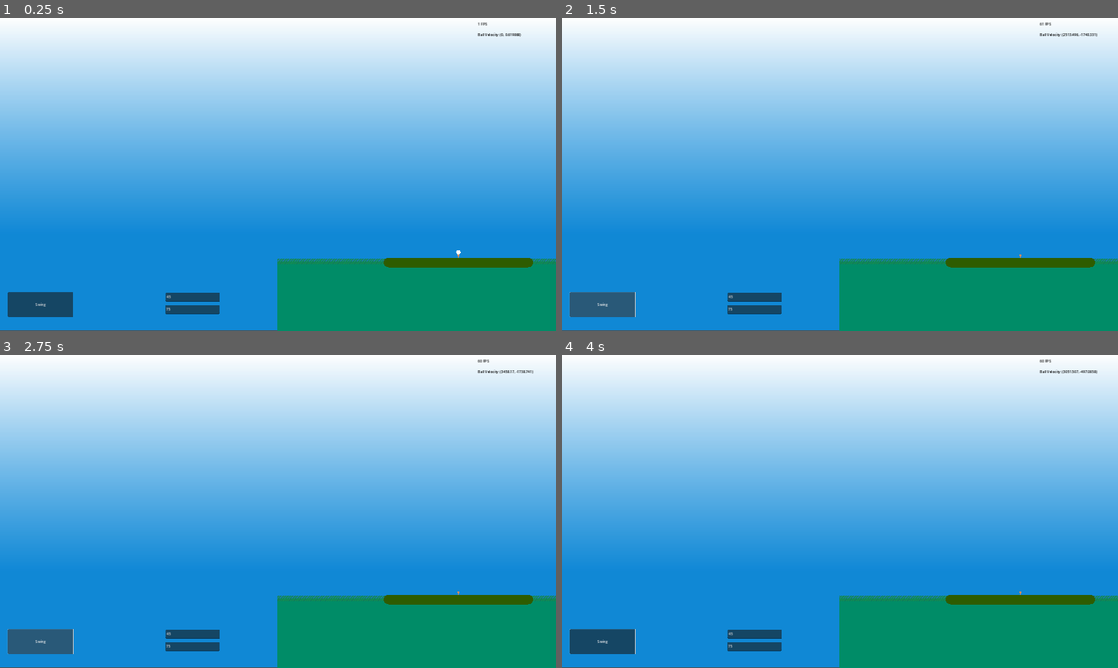
Above: before the commit, frames 1-4 (two rows, left to right).
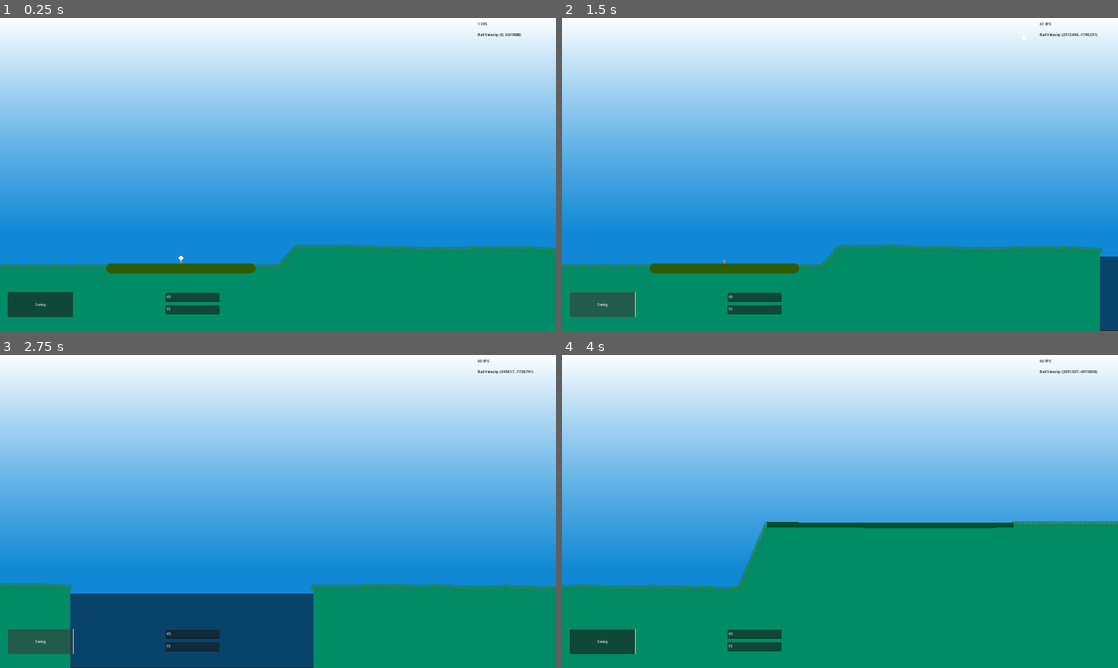
Above: after the commit, the same moments.

Repository: kentkalk/golf2d
Game: Godot game, scene res://golf_2d.tscn
The game is run twice, just before and just after one commit, with the same random seed, the same clock (stepped at 60 frames per second) and the same inputs.
Inputs (mouse positions are in pixels of both pictures, inside the frame that each line leads up to):
- Up to frame 1 (0.25 s): no input
- Up to frame 2 (1.5 s): click "Swing" at 0.5 s; click "Swing" at 1.25 s
- Up to frame 3 (2.75 s): click "Swing" at 2 s
- Up to frame 4 (4 s): move the mouse to (962, 495) at 2.77 s; move the mouse to (728, 527) at 3.52 s

The runs differ from the first frame. In frame 1, 14% of the frame differs, in the area x 0-100%, y 72-100%; in frame 2, 14%; in frame 3, 16%; in frame 4, 29%, in the area x 0-100%, y 53-100%.

Commit message:
Improved level generator, other cleanup

Diff:
--- a/MainGame/main_game.tscn
+++ b/MainGame/main_game.tscn
@@ -1,13 +1,11 @@
-[gd_scene load_steps=14 format=3 uid="uid://86xt68bdifyu"]
+[gd_scene load_steps=13 format=3 uid="uid://86xt68bdifyu"]
 
 [ext_resource type="Script" path="res://maingame/scripts/main_game.gd" id="1_knt53"]
-[ext_resource type="Script" path="res://maingame/scripts/Ball.gd" id="2_evyrh"]
 [ext_resource type="Material" uid="uid://bjdkpmapnsmew" path="res://maingame/materials/fairway_grass.tres" id="3_0mred"]
-[ext_resource type="Script" path="res://maingame/scripts/ground.gd" id="3_l0m4m"]
-[ext_resource type="Script" path="res://maingame/scripts/Camera2D.gd" id="3_t70pr"]
 [ext_resource type="Material" uid="uid://ct4r3ksogah26" path="res://maingame/materials/teebox_grass.tres" id="4_6fvap"]
 [ext_resource type="Script" path="res://maingame/scripts/Button.gd" id="4_wvr71"]
 [ext_resource type="Material" uid="uid://5x6qpawqpfy5" path="res://maingame/materials/green_grass.tres" id="5_5soj8"]
+[ext_resource type="Script" path="res://maingame/scripts/ball.gd" id="6_2eyps"]
 [ext_resource type="Texture2D" uid="uid://lsdedqgs3f8v" path="res://maingame/textures/sprites/tee.svg" id="8_ai55v"]
 [ext_resource type="Script" path="res://maingame/scripts/ingamemenu.gd" id="10_rnssa"]
 
@@ -25,6 +23,8 @@
 friction = 2.0
 rough = true
 bounce = 0.45
+
+[sub_resource type="CircleShape2D" id="CircleShape2D_ikxa8"]
 
 [node name="MainGame" type="Node2D"]
 position = Vector2(1280, 720)
@@ -44,10 +44,8 @@
 [node name="Camera2D" type="Camera2D" parent="."]
 position_smoothing_enabled = true
 position_smoothing_speed = 1.0
-script = ExtResource("3_t70pr")
 
 [node name="Ground" type="Node2D" parent="."]
-script = ExtResource("3_l0m4m")
 
 [node name="Fairway" type="StaticBody2D" parent="Ground"]
 material = ExtResource("3_0mred")
@@ -68,8 +66,10 @@
 gravity_scale = 0.9
 freeze_mode = 1
 continuous_cd = 1
-script = ExtResource("2_evyrh")
-ball_radius = 10.0
+script = ExtResource("6_2eyps")
+
+[node name="CollisionShape2D" type="CollisionShape2D" parent="Ball"]
+shape = SubResource("CircleShape2D_ikxa8")
 
 [node name="Clutter" type="StaticBody2D" parent="."]
 
--- a/MainGame/materials/water.tres
+++ b/MainGame/materials/water.tres
@@ -4,3 +4,4 @@
 
 [resource]
 shader = ExtResource("1_opist")
+shader_parameter/shader_color = null
--- a/MainGame/scripts/Ball.gd
+++ b/MainGame/scripts/Ball.gd
@@ -1,25 +1,12 @@
 extends RigidBody2D
 
-@export var ball_radius: float = 0.0
-
-# Called when the node enters the scene tree for the first time.
 func _ready():
-	var collcircle = CircleShape2D.new()
-	collcircle.radius = ball_radius
-	var collshape = CollisionShape2D.new()
-	collshape.shape = collcircle
-	add_child(collshape)
-
-# Called every frame. 'delta' is the elapsed time since the previous frame.
-func _process(delta):
-	pass
-
-	# Freezes ball if it moves too slow, play was continuing forever otherwise
-	#if self.linear_velocity.length() < 25:
-	#	self.freeze = true
+	# Position the ball on the tee
+	position = GameManager.currentlevel.ballstartposition
 
 func _draw():
-	draw_circle(Vector2(0,0),ball_radius,Color.WHITE)
+	var ballradius = get_node("CollisionShape2D").shape.radius
+	draw_circle(Vector2(0,0),ballradius,Color.WHITE)
 
 # Called by user interface to strike the ball
 func strike(angle: float, power: float):
--- a/MainGame/scripts/Camera2D.gd
+++ /dev/null
@@ -1,27 +0,0 @@
-extends Camera2D
-
-const mousescrollspeed = 25
-# Called when the node enters the scene tree for the first time.
-func _ready():
-	self.limit_left = 0
-	var levelfirstline = GameManager.currentlevel.front().line
-	var levellastline = GameManager.currentlevel.back().line
-	if levellastline.size() > 0:
-		self.limit_right = levellastline[levellastline.size() - 1].x + abs(levelfirstline[0].x)
-
-# Called every frame. 'delta' is the elapsed time since the previous frame.
-func _process(delta):
-
-	# Scrolls camera, follows ball if it is moving, otherwise follows mouse if at edge of screen
-	if (get_parent().get_node("Ball").freeze == false):
-		self.position.x = get_parent().get_node("Ball").position.x
-	else:
-		# This mouse scrolling really doesn't work well....consider revisiting
-		var mousex = get_viewport().get_mouse_position().x
-		var leftscrollarea = get_viewport().size.x * 0.05
-		var rightscrollarea = get_viewport().size.x * 0.95
-		if (mousex < leftscrollarea):
-			self.position.x = self.position.x - mousescrollspeed
-
-		if (mousex > rightscrollarea):
-			self.position.x = self.position.x + mousescrollspeed
--- a/MainGame/scripts/Ground.gd
+++ /dev/null
@@ -1,113 +0,0 @@
-extends Node2D
-
-var HazardType = LevelGenerator.HazardType
-
-# Called when the node enters the scene tree for the first time.
-func _ready():
-	draw_level()
-
-# Called every frame. 'delta' is the elapsed time since the previous frame.
-func _process(delta):
-	pass
-
-func draw_level():
-	for currentpiece in GameManager.currentlevel:
-		# Draw polygons
-		match currentpiece.type:
-
-			HazardType.FAIRWAY:
-				# top line
-				var drawline = Line2D.new()
-				drawline.z_index = 1
-				drawline.use_parent_material = true
-				drawline.width = 25
-				drawline.texture_mode = Line2D.LINE_TEXTURE_TILE
-				drawline.points = currentpiece.line
-				get_node("Fairway").add_child(drawline)
-
-				# fill and collision polygons
-				var fillvects = closepoly_to_screenbottom(currentpiece.line)
-				var drawpoly = Polygon2D.new()
-				drawpoly.set_polygon(fillvects)
-				drawpoly.material = preload("res://maingame/materials/grass_fill.tres")
-				get_node("Fairway").add_child(drawpoly)
-				var collisionpoly = CollisionPolygon2D.new()
-				collisionpoly.set_polygon(fillvects)
-				#collisionpoly.position.y -= 25
-				get_node("Fairway").add_child(collisionpoly)
-
-			HazardType.TEEBOX:
-				# top line
-				var drawline = Line2D.new()
-				drawline.z_index = 1
-				drawline.use_parent_material = true
-				drawline.width = 45
-				drawline.begin_cap_mode = Line2D.LINE_CAP_ROUND
-				drawline.end_cap_mode = Line2D.LINE_CAP_ROUND
-				drawline.texture_mode = Line2D.LINE_TEXTURE_TILE
-				drawline.points = currentpiece.line
-				get_node("Teebox").add_child(drawline)
-
-				# fill and collision polygons
-				var fillvects = closepoly_to_screenbottom(currentpiece.line)
-				var drawpoly = Polygon2D.new()
-				drawpoly.set_polygon(fillvects)
-				drawpoly.material = preload("res://maingame/materials/grass_fill.tres")
-				get_node("Teebox").add_child(drawpoly)
-				var collisionpoly = CollisionPolygon2D.new()
-				collisionpoly.set_polygon(fillvects)
-				collisionpoly.position.y -= 22.5
-				get_node("Teebox").add_child(collisionpoly)
-
-			HazardType.GREEN:
-				# top line
-				var drawline = Line2D.new()
-				drawline.z_index = 1
-				drawline.use_parent_material = true
-				drawline.width = 25
-				drawline.points = currentpiece.line
-				get_node("Green").add_child(drawline)
-
-				# fill and collision polygons
-				var fillvects = closepoly_to_screenbottom(currentpiece.line)
-				var drawpoly = Polygon2D.new()
-				drawpoly.set_polygon(fillvects)
-				drawpoly.material = preload("res://maingame/materials/grass_fill.tres")
-				get_node("Green").add_child(drawpoly)
-				var collisionpoly = CollisionPolygon2D.new()
-				collisionpoly.set_polygon(fillvects)
-				collisionpoly.position.y -= 12.5
-				get_node("Green").add_child(collisionpoly)
-
-			HazardType.WATER:
-				var fillvects = closepoly_to_screenbottom(currentpiece.line)
-				var drawpoly = Polygon2D.new()
-				drawpoly.set_polygon(fillvects)
-				drawpoly.material = preload("res://maingame/materials/water.tres")
-				get_node("Water").add_child(drawpoly)
-
-		# Add clutter
-		for currentclutter in currentpiece.clutter:
-			if currentclutter.resource == "BALL_START_POSITION":
-				get_parent().get_node("Ball").position = currentclutter.position
-				continue
-			get_parent().get_node(currentclutter.resource).position = currentclutter.position
-			get_parent().get_node(currentclutter.resource).visible = true
-			if currentclutter.collides:
-				get_parent().get_node(currentclutter.resource).disabled = false
-
-
-# called to convert a line into a polygon filled to the bottom of screen
-func closepoly_to_screenbottom(inputvects):
-	var screenbottom = get_viewport_rect().size.y / 2
-	var outputvects = inputvects.duplicate()
-
-	if inputvects.size() > 0:
-		var bottomrightvector = inputvects[inputvects.size() - 1]
-		var bottomleftvector = inputvects[0]
-		bottomrightvector.y = screenbottom
-		bottomleftvector.y = screenbottom
-		outputvects.append(bottomrightvector)
-		outputvects.append(bottomleftvector)
-
-	return outputvects
--- a/MainGame/scripts/main_game.gd
+++ b/MainGame/scripts/main_game.gd
@@ -1,6 +1,122 @@
 extends Node2D
 
+var HazardType = LevelGenerator.HazardType
+
+func _ready():
+	# Configure camera bounds
+	get_node("Camera2D").limit_left = 0
+	get_node("Camera2D").limit_right = GameManager.currentlevel.width
+
+	draw_level()
+
 func _input(event):
+	# Load In Game Menu
 	if event.is_action_pressed("ui_cancel"):
 		get_tree().paused = true
 		get_node("InGameMenu").visible = true
+
+func _process(delta):
+	# Move camera to follow ball
+	get_node("Camera2D").position.x = get_node("Ball").position.x
+
+func draw_level():
+	# Draw polygons
+	for currentpiece in GameManager.currentlevel.sections:
+
+		match currentpiece.type:
+
+			HazardType.FAIRWAY:
+				# top line
+				var drawline = Line2D.new()
+				drawline.z_index = 1
+				drawline.use_parent_material = true
+				drawline.width = 25
+				drawline.begin_cap_mode = Line2D.LINE_CAP_ROUND
+				drawline.end_cap_mode = Line2D.LINE_CAP_ROUND
+				drawline.texture_mode = Line2D.LINE_TEXTURE_TILE
+				drawline.points = currentpiece.line
+				get_node("Ground/Fairway").add_child(drawline)
+
+				# fill and collision polygons
+				var fillvects = closepoly_to_screenbottom(currentpiece.line)
+				var drawpoly = Polygon2D.new()
+				drawpoly.set_polygon(fillvects)
+				drawpoly.material = preload("res://maingame/materials/grass_fill.tres")
+				get_node("Ground/Fairway").add_child(drawpoly)
+				var collisionpoly = CollisionPolygon2D.new()
+				collisionpoly.set_polygon(fillvects)
+				#collisionpoly.position.y -= 25
+				get_node("Ground/Fairway").add_child(collisionpoly)
+
+			HazardType.TEEBOX:
+				# top line
+				var drawline = Line2D.new()
+				drawline.z_index = 1
+				drawline.use_parent_material = true
+				drawline.width = 45
+				drawline.begin_cap_mode = Line2D.LINE_CAP_ROUND
+				drawline.end_cap_mode = Line2D.LINE_CAP_ROUND
+				drawline.texture_mode = Line2D.LINE_TEXTURE_TILE
+				drawline.points = currentpiece.line
+				get_node("Ground/Teebox").add_child(drawline)
+
+				# fill and collision polygons
+				var fillvects = closepoly_to_screenbottom(currentpiece.line)
+				var drawpoly = Polygon2D.new()
+				drawpoly.set_polygon(fillvects)
+				drawpoly.material = preload("res://maingame/materials/grass_fill.tres")
+				get_node("Ground/Teebox").add_child(drawpoly)
+				var collisionpoly = CollisionPolygon2D.new()
+				collisionpoly.set_polygon(fillvects)
+				collisionpoly.position.y -= 22.5
+				get_node("Ground/Teebox").add_child(collisionpoly)
+
+			HazardType.GREEN:
+				# top line
+				var drawline = Line2D.new()
+				drawline.z_index = 1
+				drawline.use_parent_material = true
+				drawline.width = 25
+				drawline.points = currentpiece.line
+				get_node("Ground/Green").add_child(drawline)
+
+				# fill and collision polygons
+				var fillvects = closepoly_to_screenbottom(currentpiece.line)
+				var drawpoly = Polygon2D.new()
+				drawpoly.set_polygon(fillvects)
+				drawpoly.material = preload("res://maingame/materials/grass_fill.tres")
+				get_node("Ground/Green").add_child(drawpoly)
+				var collisionpoly = CollisionPolygon2D.new()
+				collisionpoly.set_polygon(fillvects)
+				collisionpoly.position.y -= 12.5
+				get_node("Ground/Green").add_child(collisionpoly)
+
+			HazardType.WATER:
+				var fillvects = closepoly_to_screenbottom(currentpiece.line)
+				var drawpoly = Polygon2D.new()
+				drawpoly.set_polygon(fillvects)
+				drawpoly.material = preload("res://maingame/materials/water.tres")
+				get_node("Ground/Water").add_child(drawpoly)
+
+	# Draw clutter
+	for currentclutter in GameManager.currentlevel.clutter:
+		get_node(currentclutter.resource).position = currentclutter.position
+		get_node(currentclutter.resource).visible = true
+		if currentclutter.collides:
+			get_node(currentclutter.resource).disabled = false
+
+
+# called to convert a line into a polygon filled to the bottom of screen
+func closepoly_to_screenbottom(in_vects):
+	var screenbottom = get_viewport_rect().size.y / 2
+	var out_vects = in_vects.duplicate()
+
+	if in_vects.size() > 0:
+		var bottomrightvector = in_vects[in_vects.size() - 1]
+		var bottomleftvector = in_vects[0]
+		bottomrightvector.y = screenbottom
+		bottomleftvector.y = screenbottom
+		out_vects.append(bottomrightvector)
+		out_vects.append(bottomleftvector)
+
+	return out_vects
--- a/scripts/game_manager.gd
+++ b/scripts/game_manager.gd
@@ -6,17 +6,14 @@
 
 const debugmode = true
 
-var currentlevel : Array[LevelGenerator.levelsection]
-var currentcourse : Array[LevelGenerator.coursehole]
+var currentlevel : LevelGenerator.level
 
 func _ready():
 	Input.mouse_mode = Input.MOUSE_MODE_CONFINED
 
-	currentcourse = LevelGenerator.generate_course(1)
-	currentlevel = LevelGenerator.generate_level(Vector2(-1280,400), currentcourse[0].sections)
+	currentlevel = LevelGenerator.level.new()
+	currentlevel.generate()
 
-	launch_level()
-
-func launch_level():
+	# launch level
 	var maingame = preload("res://MainGame/main_game.tscn").instantiate()
 	get_tree().get_root().get_node("Golf2D").add_child(maingame)
--- a/scripts/level_generator.gd
+++ b/scripts/level_generator.gd
@@ -6,18 +6,23 @@
 
 # LEVEL GENERATION CONFIGURATION CONSTANTS
 #-----------------------------------------
-# Teebox
+# General
+const xcoord_start = -1280
+const ycoord_lbound = 0
+const ycoord_ubound = 500
+
+# Teebox config
 const teebox_leadin_width = 512.0
 const teebox_width = 643.0
 const teebox_leadout_width = 128.0
 const teebox_yoffset = 5.0
 
-# Fairway
+# Fairway config
 const fairway_width = 1280.0
 const fairway_sections = 16
 const fairway_roughness = 5.0
 
-# Green
+# Green config
 const green_leadin_width = 128.0
 const green_width_lbound = 700.0
 const green_width_ubound = 1900.0
@@ -26,150 +31,152 @@
 const green_roughness = 2
 const green_yoffset = 5.0
 
-# Water
+# Water config
 const water_width = 1120.0
 const water_yoffset = 30.0
 #-----------------------------------------
 
 enum HazardType {FAIRWAY, TEEBOX, GREEN, WATER}
 
-# stores attributes of a single section of a level for drawing purposes
-class levelsection:
-	var type : HazardType
-	var line : PackedVector2Array
-	var clutter : Array[clutteridentifier]
+# class contains all information needed on a single generated level
+class level:
+	var ballstartposition : Vector2
+	var par : int
+	var width : int
+	var sections : Array[_section]
+	var clutter : Array[_clutterparams]
+	var _previoustype : HazardType
 
-# stores information on clutter for a section
-class clutteridentifier:
-	var resource : String
-	var position : Vector2
-	var collides : bool = true
+	class _section:
+		var type : HazardType
+		var line : PackedVector2Array
 
-# Called to generate a new level
-#   startlocation is the Vector2 of where the level should begin
-#   holelayout is an array of HazardType with the order to generate the hazards
-func generate_level(startlocation, holelayout):
-	var outputlevel : Array[levelsection]
-	var nextlocation = startlocation
+	class _clutterparams:
+		var resource : String
+		var position : Vector2
+		var collides : bool
 
-	for currenthazard in holelayout:
-		var currentpolygon : levelsection
-		match currenthazard:
+	func _add_section(in_type : HazardType, in_line : PackedVector2Array):
+		var newsection = _section.new()
+		newsection.type = in_type
+		newsection.line = in_line
+		sections.append(newsection)
+		_previoustype = in_type
 
-			HazardType.FAIRWAY:
-				var piecewidth = fairway_width / fairway_sections
-				currentpolygon = levelsection.new()
-				currentpolygon.type = HazardType.FAIRWAY
-				currentpolygon.line.append(nextlocation)  #start location
+	func _add_clutter(in_resource : String, in_position : Vector2, in_collides : bool = true):
+		var newclutter = _clutterparams.new()
+		newclutter.resource = in_resource
+		newclutter.position = in_position
+		newclutter.collides = in_collides
+		clutter.append(newclutter)
 
-				#randomized pieces
-				for i in range(fairway_sections):
-					nextlocation.x += piecewidth
-					nextlocation.y += randf_range(-fairway_roughness, fairway_roughness)
-					currentpolygon.line.append(nextlocation)
+	func generate():
+		# random par
+		par = randi_range(3,5)
 
-				outputlevel.append(currentpolygon)
+		# hole layout
+		var holelayout = [HazardType.TEEBOX, HazardType.FAIRWAY, HazardType.WATER, HazardType.FAIRWAY, HazardType.GREEN]
 
-			HazardType.TEEBOX:
-				# Fairway section as lead-in
-				currentpolygon = levelsection.new()
-				currentpolygon.type = HazardType.FAIRWAY
-				currentpolygon.line.append(nextlocation)
-				nextlocation.x += teebox_leadin_width
-				currentpolygon.line.append(nextlocation)
-				outputlevel.append(currentpolygon)
+		#set starting location
+		var nextlocation = Vector2(xcoord_start,randf_range(ycoord_lbound, ycoord_ubound))  #Set starting location
+		# Start calculating level width
+		width = abs(nextlocation.x)
 
-				# Teebox section
-				currentpolygon = levelsection.new()
-				currentpolygon.type = HazardType.TEEBOX
-				nextlocation.y += teebox_yoffset
-				currentpolygon.line.append(nextlocation)
-				nextlocation.x += teebox_width
-				currentpolygon.line.append(nextlocation)
+		# Generate actual level elements in this loop
+		for currenthazard in holelayout:
+			var currentline
+			match currenthazard:
 
-				# Clutter
-				var ball = clutteridentifier.new()
-				ball.resource = "BALL_START_POSITION"
-				ball.position = Vector2(nextlocation.x - (teebox_width / 2), nextlocation.y - 50)
-				currentpolygon.clutter.append(ball)
+				HazardType.FAIRWAY:
+					var piecewidth = fairway_width / fairway_sections
+					currentline = PackedVector2Array()
+					currentline.append(nextlocation)  #start location
+					if _previoustype != HazardType.WATER:
+						nextlocation.y = randf_range(ycoord_lbound, ycoord_ubound)
 
-				var tee = clutteridentifier.new()
-				tee.resource = "Clutter/Tee"
-				tee.position = Vector2(nextlocation.x - (teebox_width / 2), nextlocation.y - 10)
-				currentpolygon.clutter.append(tee)
+					#randomized pieces
+					for i in range(fairway_sections):
+						nextlocation.x += piecewidth
+						nextlocation.y += randf_range(-fairway_roughness, fairway_roughness)
+						currentline.append(nextlocation)
 
-				outputlevel.append(currentpolygon)
-				nextlocation.y -= teebox_yoffset
+					_add_section(HazardType.FAIRWAY, currentline)
 
-				# Fairway section as lead-out
-				currentpolygon = levelsection.new()
-				currentpolygon.type = HazardType.FAIRWAY
-				currentpolygon.line.append(nextlocation)
-				nextlocation.x += teebox_leadout_width
-				currentpolygon.line.append(nextlocation)
-				outputlevel.append(currentpolygon)
+				HazardType.TEEBOX:
+					## Fairway section as lead-in
+					currentline = PackedVector2Array()
+					currentline.append(nextlocation)
+					nextlocation.x += teebox_leadin_width
+					currentline.append(nextlocation)
+					_add_section(HazardType.FAIRWAY, currentline)
 
-			HazardType.GREEN:
-				# Fairway section as lead-in
-				currentpolygon = levelsection.new()
-				currentpolygon.type = HazardType.FAIRWAY
-				currentpolygon.line.append(nextlocation)
-				nextlocation.x += green_leadin_width
-				currentpolygon.line.append(nextlocation)
-				outputlevel.append(currentpolygon)
+					# Teebox section
+					currentline = PackedVector2Array()
+					nextlocation.y += teebox_yoffset
+					currentline.append(nextlocation)
+					nextlocation.x += teebox_width
+					currentline.append(nextlocation)
+					_add_section(HazardType.TEEBOX, currentline)
 
-				# Green section
-				currentpolygon = levelsection.new()
-				currentpolygon.type = HazardType.GREEN
-				nextlocation.y += green_yoffset
-				currentpolygon.line.append(nextlocation)
+					# Ball starting position
+					ballstartposition = Vector2(nextlocation.x - (teebox_width / 2), nextlocation.y - 50)
 
-				var green_width = randf_range(green_width_lbound, green_width_ubound)
-				var green_sections = int(green_width / green_section_width)
-				var piecewidth = green_width / green_sections
+					# Clutter
+					var teeposition = Vector2(nextlocation.x - (teebox_width / 2), nextlocation.y - 10)
+					_add_clutter("Clutter/Tee", teeposition)
 
-				#randomized pieces
-				for i in range(green_sections):
-					nextlocation.x += piecewidth
-					nextlocation.y += randf_range(-green_roughness, green_roughness)
-					currentpolygon.line.append(nextlocation)
+					nextlocation.y -= teebox_yoffset  # undo the offset of y for next section
 
-				outputlevel.append(currentpolygon)
-				nextlocation.y -= green_yoffset
+					# Fairway section as lead-out
+					currentline = PackedVector2Array()
+					currentline.append(nextlocation)
+					nextlocation.x += teebox_leadout_width
+					currentline.append(nextlocation)
+					_add_section(HazardType.FAIRWAY, currentline)
 
-				# Fairway section as lead-out
-				currentpolygon = levelsection.new()
-				currentpolygon.type = HazardType.FAIRWAY
-				currentpolygon.line.append(nextlocation)
-				nextlocation.x += green_leadout_width
-				currentpolygon.line.append(nextlocation)
-				outputlevel.append(currentpolygon)
+				HazardType.GREEN:
+					# Fairway section as lead-in
+					currentline = PackedVector2Array()
+					currentline.append(nextlocation)
+					nextlocation.x += green_leadin_width
+					if _previoustype != HazardType.WATER:
+						nextlocation.y = randf_range(ycoord_lbound, ycoord_ubound)
+					currentline.append(nextlocation)
+					_add_section(HazardType.FAIRWAY, currentline)
 
-			HazardType.WATER:
-				currentpolygon = levelsection.new()
-				currentpolygon.type = HazardType.WATER
-				nextlocation.y += water_yoffset
-				currentpolygon.line.append(nextlocation)  #start location
-				nextlocation.x += water_width
-				currentpolygon.line.append(nextlocation)
-				outputlevel.append(currentpolygon)
-				nextlocation.y -= water_yoffset
+					# Green section
+					currentline = PackedVector2Array()
+					nextlocation.y += green_yoffset
+					currentline.append(nextlocation)
 
-	return outputlevel
+					var green_width = randf_range(green_width_lbound, green_width_ubound)
+					var green_sections = int(green_width / green_section_width)
+					var piecewidth = green_width / green_sections
 
-# stores attributes of a single hole for a course to be generated
-class coursehole:
-	var par : int
-	var sections : Array[HazardType]
+					#randomized pieces
+					for i in range(green_sections):
+						nextlocation.x += piecewidth
+						nextlocation.y += randf_range(-green_roughness, green_roughness)
+						currentline.append(nextlocation)
 
+					_add_section(HazardType.GREEN, currentline)
+					nextlocation.y -= green_yoffset
 
-func generate_course(holes = 1):
-	var outputcourse : Array[coursehole]
+					# Fairway section as lead-out
+					currentline = PackedVector2Array()
+					currentline.append(nextlocation)
+					nextlocation.x += green_leadout_width
+					currentline.append(nextlocation)
+					_add_section(HazardType.FAIRWAY, currentline)
 
-	for i in range(holes):
-		var currenthole = coursehole.new()
-		currenthole.par = randi_range(3,5)
-		currenthole.sections.append(HazardType.TEEBOX)
-		outputcourse.append(currenthole)
+				HazardType.WATER:
+					currentline = PackedVector2Array()
+					nextlocation.y += water_yoffset
+					currentline.append(nextlocation)
+					nextlocation.x += water_width
+					currentline.append(nextlocation)
+					_add_section(HazardType.WATER, currentline)
+					nextlocation.y -= water_yoffset
 
-	return outputcourse
+		# Finish calculating level width from final x ccordinate
+		width += nextlocation.x
